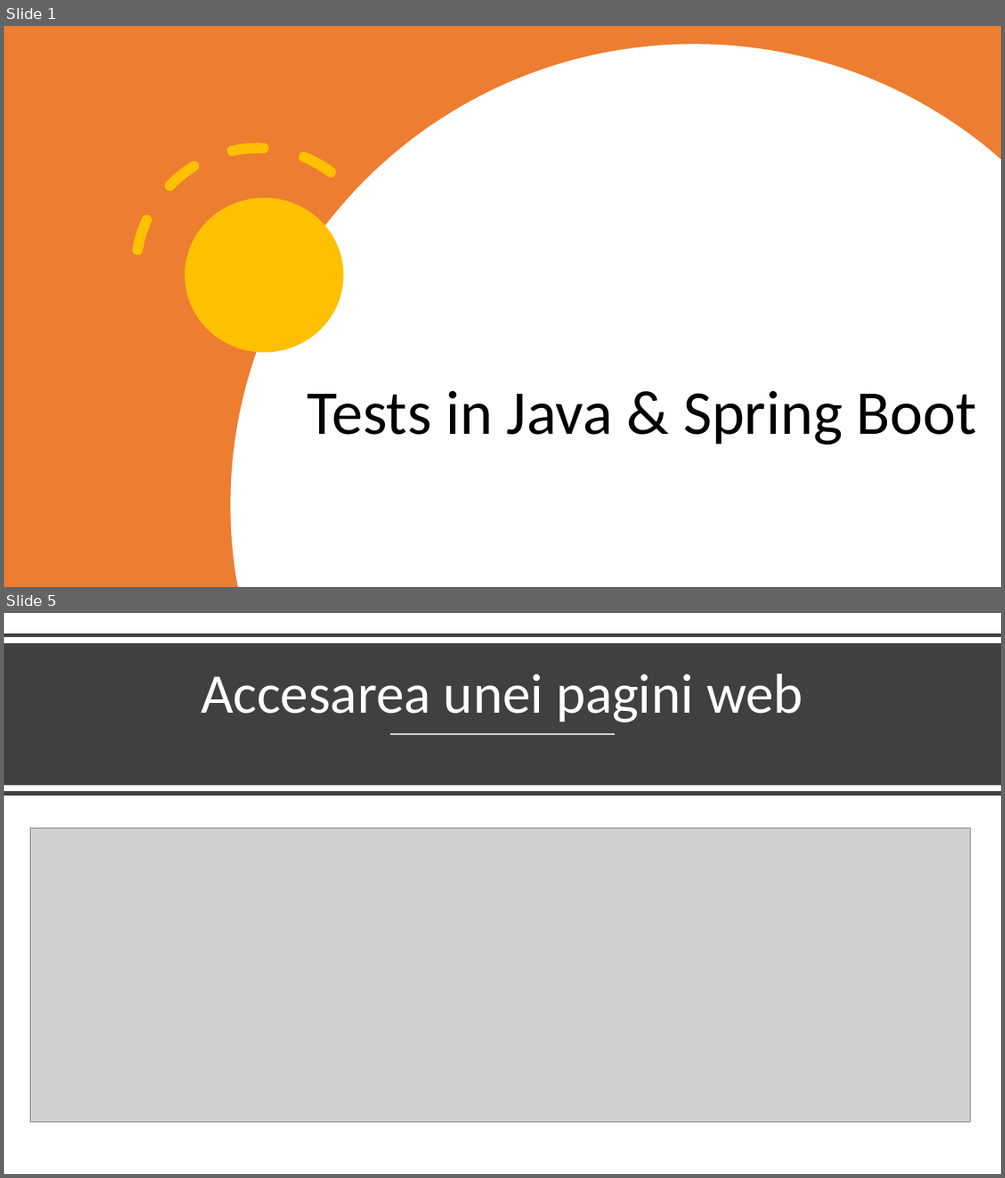
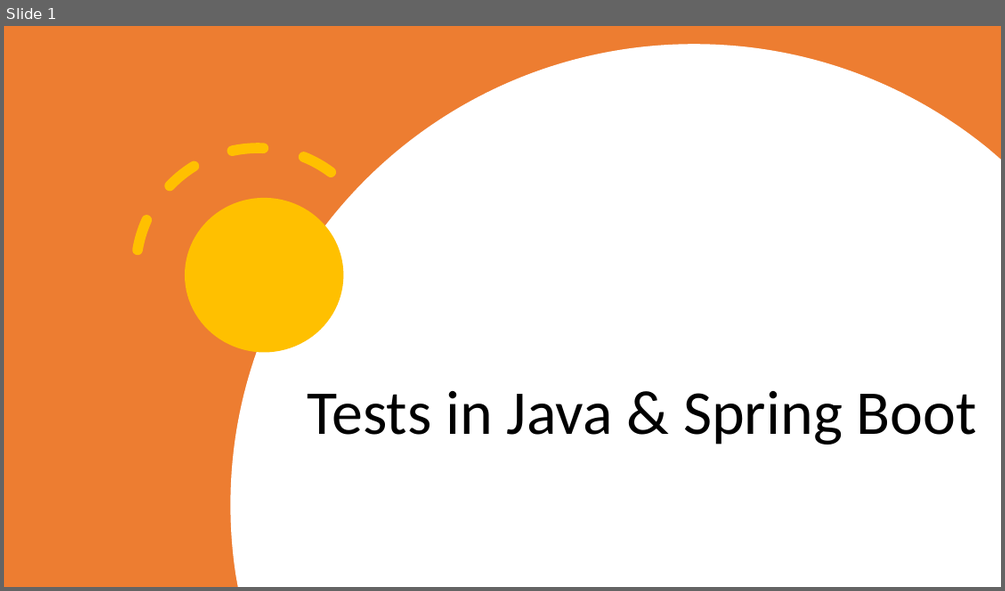
Before and after one commit to SergiuBabin/Personal_Workshops, a slide deck: Testing in Java (Spring Boot + Junit5 + Mockito)/HTTP & HTTPS.pptx. Shown one above the other, each under a label of ours: slides 1 and 5 before the commit, slide 1 after it; the slides between them are not shown. The pictures are 1005x1178 and 1005x591 pixels, drawn with LibreOffice and Linux fonts; fonts in the diff are those of the drawing; grey boxes stand for pictures. Boxes give left, top, right and bottom in pixels: in the first picture for what was removed or moved away, otherwise in the second. Text is boxed around its words. In the diff, an @@ line names an element or a change of style, - is before the commit and + after.

```diff
--- a/Testing in Java (Spring Boot + Junit5 + Mockito)/HTTP & HTTPS.pptx
+++ b/Testing in Java (Spring Boot + Junit5 + Mockito)/HTTP & HTTPS.pptx
@@ slide 5 removed at [4, 613, 1001, 1174], background #FFFFFF @@
@@ line removed from (4, 635) to (1001, 635) @@
@@ rectangle removed at [4, 643, 1001, 785] @@
@@ title removed at [201, 674, 803, 722] @@
-Accesarea unei pagini web
@@ line removed from (390, 734) to (615, 734) @@
@@ line removed from (4, 793) to (1001, 793) @@
@@ picture removed at [30, 828, 971, 1122] @@
```
Also in this commit, not shown: 1 slide changed, 7 slides added, 9 other slides removed, 3 other files.
